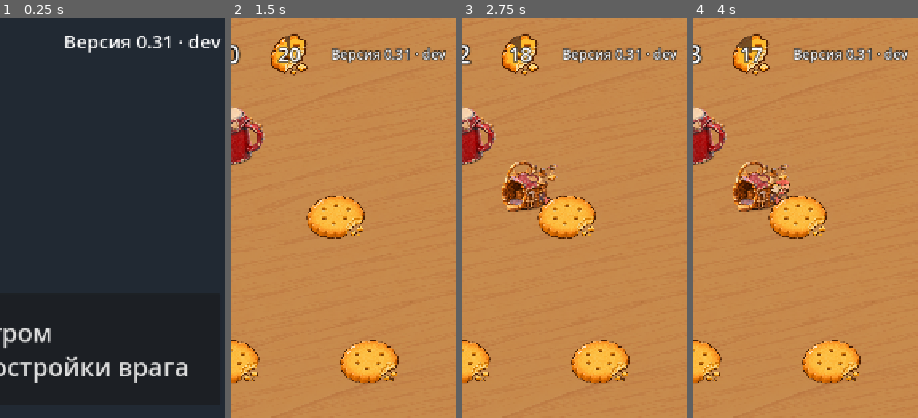
Above: before the commit, frames 1-4 (left to right).
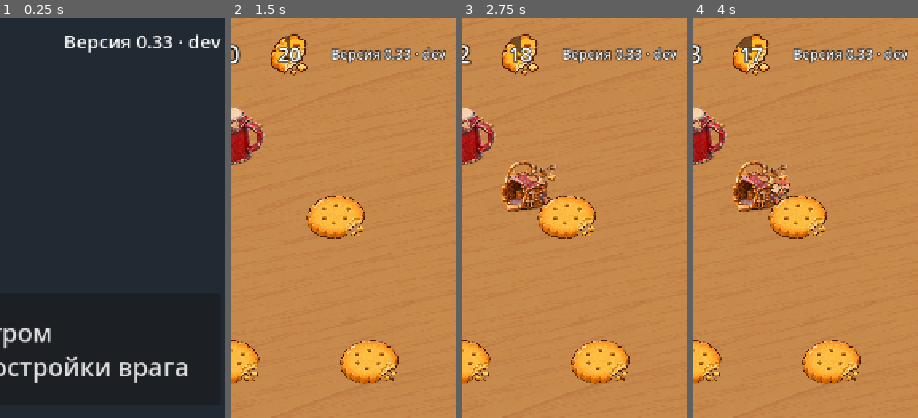
Above: after the commit, the same moments.

Repository: fishert2812/strategy-2d
Game: Godot game, scene res://scenes/main.tscn
Two runs of this game, one before a commit and one after it. Both use one fixed random seed, a clock stepped at 60 frames per second and the inputs below.
Inputs (mouse positions are % of the whole screen's width and height, from its top left):
- Up to frame 1 (0.25 s): no input
- Up to frame 2 (1.5 s): click "Разгром Разрушь все постройки…" at 0.5 s; tap Enter at 1.25 s; move the mouse to (72, 45) at 1.27 s; click (72, 45) at 1.42 s
- Up to frame 3 (2.75 s): drag from (30, 55) to (45, 70) at 2.02 s
- Up to frame 4 (4 s): move the mouse to (60, 28) at 2.77 s; click (60, 28) at 2.92 s; drag from (45, 70) to (20, 35) at 3.52 s
The pictures show only the part of the screen within x 50-100%, y 0-50%; the shares and areas given below are measured in that part.

The runs differ from the first frame. In frame 1, less than 0.1% of the frame differs, in the area x 72-77%, y 4-8%; in frame 2, 0.1%, in the area x 76-80%, y 7-11%; in frame 3, 0.1%; in frame 4, 0.1%.

Commit message:
Метка встречи «мои : чужие» перед свистком и пока тянешь тропу; версия 0.33
Co-Authored-By: Claude Opus 5.5 <noreply@anthropic.com>
Claude-Session: https://claude.ai/code/session_019VbyzFae5xLzL824rEKy7F

Diff:
--- a/data/look.json
+++ b/data/look.json
@@ -63,6 +63,8 @@
   "_route_settle": "За сколько секунд нарисованная тропа после отпускания подтягивается в чистую форму.",
   "route_settle": 0.25,
   "path_width": 10,
+  "_meet": "Метка встречи «мои : чужие» над местом, где мой отряд на этом ходу встретит чужих: before — за сколько секунд до свистка видна, size — кегль, outline — кайма, color — цвет цифр, lift — на сколько выше точки встречи.",
+  "meet": {"before": 6, "size": 30, "outline": 8, "color": "#FFFFFF", "lift": 26},
   "path_edge": {
     "color": "#3B2414",
     "width": 15
--- a/data/version.json
+++ b/data/version.json
@@ -1,3 +1,3 @@
 {
-	"number": "0.31"
+	"number": "0.33"
 }
--- a/scripts/battle.gd
+++ b/scripts/battle.gd
@@ -26,6 +26,7 @@
 var _last := ""
 var _units := {}
 var _lines := {}
+var _meets := {}  # казарма игрока → метка встречи «мои : чужие»
 ## Тропа, которая после отпускания подтягивается в чистую форму: казарма и линия под пальцем.
 var _settle := {}
 var _loaded := []
@@ -72,6 +73,7 @@
 	_sprites.clear()
 	_units.clear()
 	_lines.clear()
+	_meets.clear()
 	_drag = {}
 	_pick({})
 	ghost.hide()
@@ -139,6 +141,7 @@
 	if $Hud/Box/Debug.visible:
 		$Hud/Box/Debug.text = debug_text()
 	_sync_paths()
+	_sync_meets()
 	_sync_units(dt)
 
 
@@ -153,6 +156,33 @@
 			_lines[b.id] = _line(Color(look.path_colors[b.side]))
 		_points(_lines[b.id], pts)
 	_drop_missing(_lines, seen)
+
+
+## Метка встречи: где отряд моей казармы на этом ходу встретит чужих и сколько их — «мои : чужие».
+## Видна перед свистком (look.meet.before секунд) и пока игрок тянет тропу; у отряда на марше её нет.
+func _sync_meets() -> void:
+	var seen := {}
+	var show: bool = sim.whistle <= look.meet.before or not _drag.is_empty()
+	for b in sim.of_side(Sim.PLAYER, "barracks"):
+		var m: Dictionary = sim.meet(b) if show else {}
+		if m.is_empty() or sim.units.any(func(u): return is_same(u.home, b) and u.go):
+			continue
+		seen[b.id] = true
+		if not _meets.has(b.id):
+			var l := Label.new()
+			l.add_theme_font_size_override("font_size", look.meet.size)
+			l.add_theme_color_override("font_color", Color(look.meet.color))
+			l.add_theme_constant_override("outline_size", look.meet.outline)
+			l.add_theme_color_override("font_outline_color", Color(look.path_colors[Sim.PLAYER]).darkened(0.5))
+			l.horizontal_alignment = HORIZONTAL_ALIGNMENT_CENTER
+			l.z_index = 10
+			$World/Paths.add_child(l)
+			_meets[b.id] = l
+		var l: Label = _meets[b.id]
+		l.text = "%d : %d" % m.n
+		l.size = l.get_minimum_size()
+		l.position = m.pos - l.size / 2 + Vector2(0, -look.meet.lift)
+	_drop_missing(_meets, seen)
 
 
 func _sync_units(dt: float) -> void:
--- a/scripts/sim.gd
+++ b/scripts/sim.gd
@@ -211,6 +211,28 @@
 static func _seg_dist(c: Vector2, a: Vector2, b: Vector2) -> float:
 	return c.distance_to(Geometry2D.get_closest_point_to_segment(c, a, b))
 
+## Где отряд казармы на этом ходу встретит чужих: первая точка его тропы, где рядом (march_aggro) стоят чужие воины,
+## иначе цель на конце — с её защитниками (ждущие воины казарм не дальше defend.radius). Честно: по тому, что на столе сейчас.
+## {} — нет отряда, тропы или встречи. Иначе {pos, n: [мои, чужие]}.
+func meet(b: Dictionary) -> Dictionary:
+	var mine := units.filter(func(u): return is_same(u.home, b) and u.kind == "warrior")
+	if mine.is_empty() or b.route.is_empty():
+		return {}
+	var r: float = cfg.warrior.march_aggro
+	var foes := units.filter(func(u): return u.side != b.side and u.kind == "warrior")
+	var pts: Array = [b.pos] + b.route
+	for i in range(1, pts.size()):
+		for k in int(pts[i - 1].distance_to(pts[i]) / 20.0) + 1:
+			var p: Vector2 = pts[i - 1].move_toward(pts[i], k * 20.0)
+			if p.distance_to(b.pos) > r and foes.any(func(u): return u.pos.distance_to(p) <= r):
+				return {"pos": p, "n": [mine.size(), foes.filter(func(u): return u.pos.distance_to(p) <= r * 1.5).size()]}
+	var t: Dictionary = b.target
+	if t.is_empty() or t.hp <= 0:
+		return {}
+	var guards := foes.filter(func(u): return not u.go and u.home.pos.distance_to(t.pos) <= cfg.defend.radius)
+	return {"pos": t.pos, "n": [mine.size(), guards.size()]}
+
+
 func _camp(b: Dictionary, dt: float) -> void:
 	b.timer += dt
 	var mine := units.filter(func(u): return is_same(u.home, b))
--- /dev/null
+++ b/tests/test_meet.gd
@@ -0,0 +1,69 @@
+extends RefCounted
+## Метка встречи (Роман 24.11: «не понятно где будет стычка у воинов»): где мой отряд на этом ходу
+## встретит чужих и сколько их — «мои : чужие».
+
+
+func _foe(sim: Sim, home: Dictionary, pos: Vector2) -> Dictionary:
+	var u := {"id": 900 + sim.units.size(), "side": Sim.ENEMY, "kind": "warrior", "pos": pos, "hp": 60.0, "home": home, "cd": 0.0, "post": Vector2.ZERO, "go": false, "leg": 0}
+	sim.units.append(u)
+	return u
+
+
+func _squad(sim: Sim, b: Dictionary) -> void:
+	for i in int(6 / 0.05):
+		sim.step(0.05)
+
+
+func test_meet_on_the_way_and_at_target() -> String:
+	var sim := Sim.new()
+	sim.gold = [1000, 1000]
+	var b := sim.build(Sim.PLAYER, "barracks", Vector2(360, 760))
+	_squad(sim, b)
+	var n: int = sim.units.filter(func(u): return is_same(u.home, b)).size()
+	if not sim.meet(b).is_empty():
+		return "без тропы есть метка"
+	sim.set_route(b, [Vector2(360, 100)])
+	var home: Dictionary = sim.of_side(Sim.ENEMY, "home")[0]
+	var at_end := sim.meet(b)
+	if at_end.get("pos") != home.pos or at_end.n != [n, 0]:
+		return "без чужих на пути метка не у цели или не %d : 0: %s" % [n, at_end]
+	var guard_home := sim.build(Sim.ENEMY, "barracks", home.pos + Vector2(150, 60))
+	_foe(sim, guard_home, guard_home.pos)
+	_foe(sim, guard_home, guard_home.pos + Vector2(10, 0))
+	at_end = sim.meet(b)
+	if at_end.n != [n, 2]:
+		return "у цели не посчитаны защитники ближней казармы: %s" % [at_end]
+	_foe(sim, home, Vector2(380, 450))
+	var way := sim.meet(b)
+	if way.pos.distance_to(Vector2(380, 450)) > sim.cfg.warrior.march_aggro + 1 or way.pos.y < 400 or way.n[1] != 1:
+		return "чужой на пути, а метка не там: %s" % [way]
+	return ""
+
+
+## Зачем игроку: перед свистком над местом будущей стычки видно «мои : чужие» — понятно, где и с кем будет бой.
+func test_meet_mark_shown_before_whistle() -> String:
+	var t: RefCounted = load("res://tests/test_touch.gd").new()
+	var battle: Control = await t._battle(Vector2i(720, 1281))
+	var sim: Sim = battle.sim
+	var tree := Engine.get_main_loop() as SceneTree
+	sim.gold = [1000, 1000]
+	var b := sim.build(Sim.PLAYER, "barracks", Vector2(360, 760))
+	for i in 6:
+		var u := {"id": 800 + i, "side": Sim.PLAYER, "kind": "warrior", "pos": b.pos, "hp": 60.0, "home": b, "cd": 0.0, "post": Vector2.ZERO, "go": false, "leg": 0}
+		sim.units.append(u)
+	sim.set_route(b, [Vector2(360, 100)])
+	_foe(sim, sim.of_side(Sim.ENEMY, "home")[0], Vector2(360, 450))
+	sim.whistle = 15.0
+	await tree.process_frame
+	var why := ""
+	if battle._meets.has(b.id):
+		why = "метка видна задолго до свистка — шумит"
+	sim.whistle = battle.look.meet.before - 1.0
+	await tree.process_frame
+	var l: Label = battle._meets.get(b.id)
+	if why == "" and (l == null or l.text != "6 : 1"):
+		why = "перед свистком нет метки «6 : 1»: %s" % (l.text if l else "нет")
+	elif why == "" and absf(l.position.y + l.size.y / 2 + battle.look.meet.lift - 450) > sim.cfg.warrior.march_aggro:
+		why = "метка не над местом стычки: %s" % l.position
+	battle.get_parent().free()
+	return why
Not shown, added: tests/test_meet.gd.uid
Not shown, changed: CHANGELOG.md
